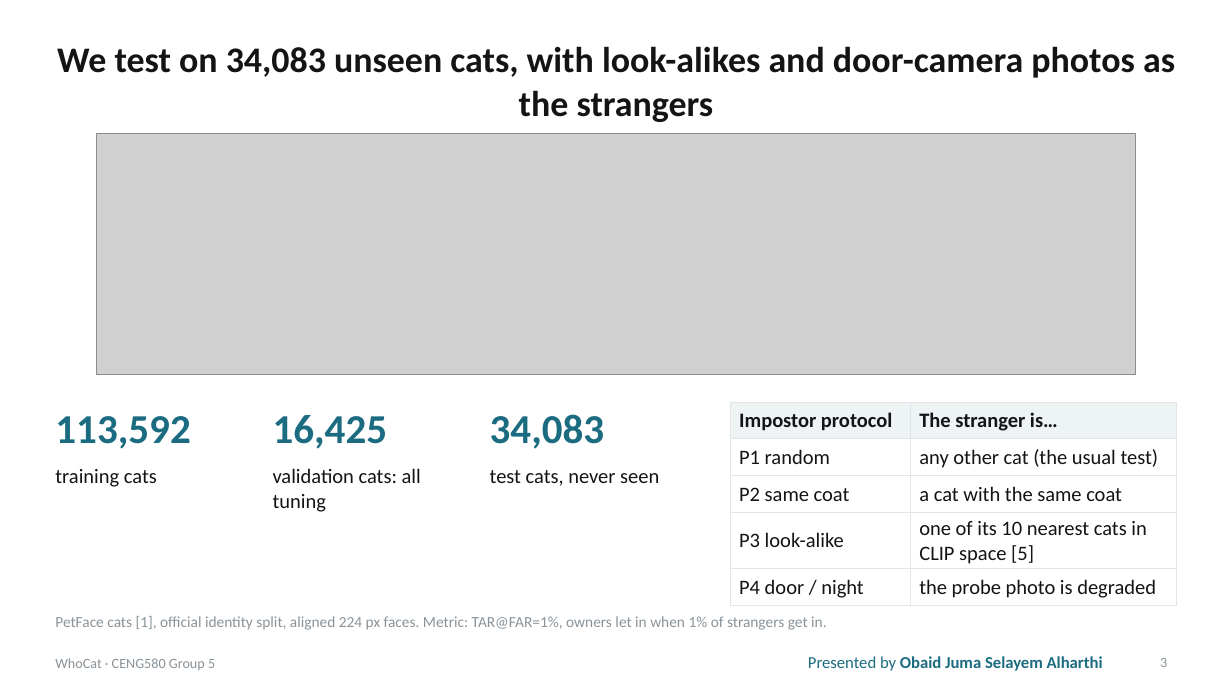
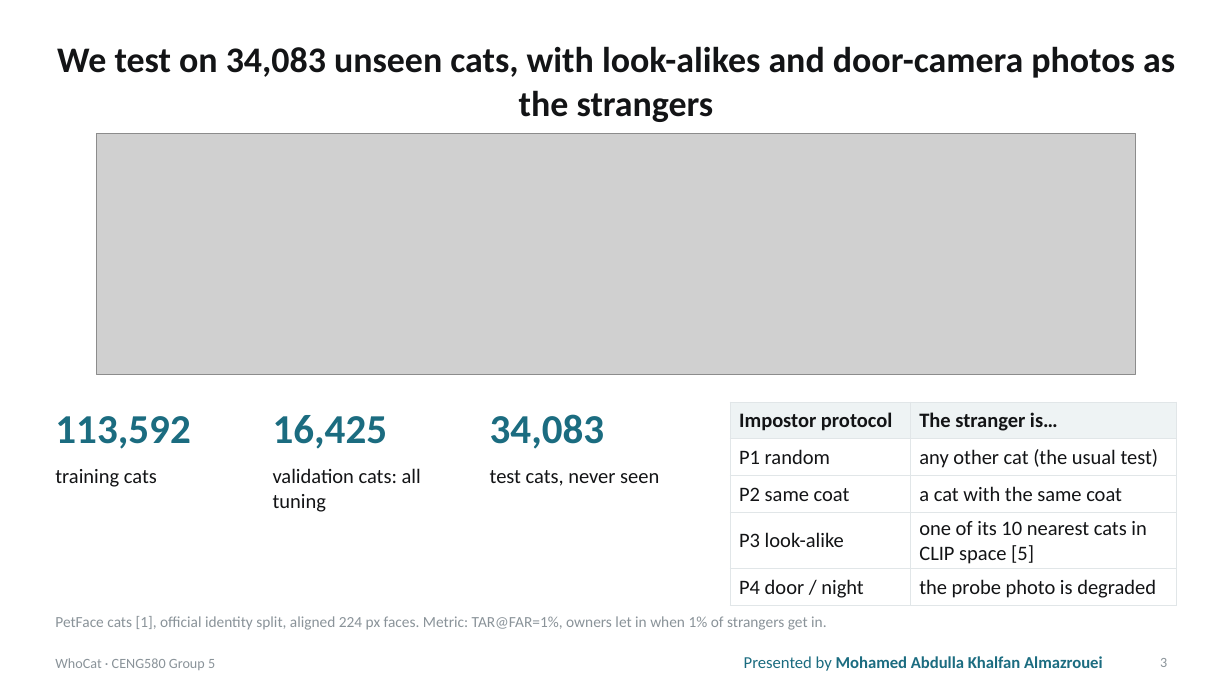
Before and after one commit to mustafanfj/WhoCat, a slide deck: slide 3 of paper/WhoCat_CENG580_Presentation.pptx. Drawn at 1232x693 pixels with LibreOffice and Linux fonts; fonts in the diff are those of the drawing; grey boxes stand for pictures. Boxes give left, top, right and bottom in pixels: in the first picture for what was removed or moved away, otherwise in the second. Text is boxed around its words. In the diff, an @@ line names an element or a change of style, - is before the commit and + after.

```diff
--- a/paper/WhoCat_CENG580_Presentation.pptx
+++ b/paper/WhoCat_CENG580_Presentation.pptx
@@ text at box(744, 656, 1103, 671): text changed @@
-Presented by Obaid Juma Selayem Alharthi
+Presented by Mohamed Abdulla Khalfan Almazrouei
```
Also in this commit, not shown: 3 other slides changed.
